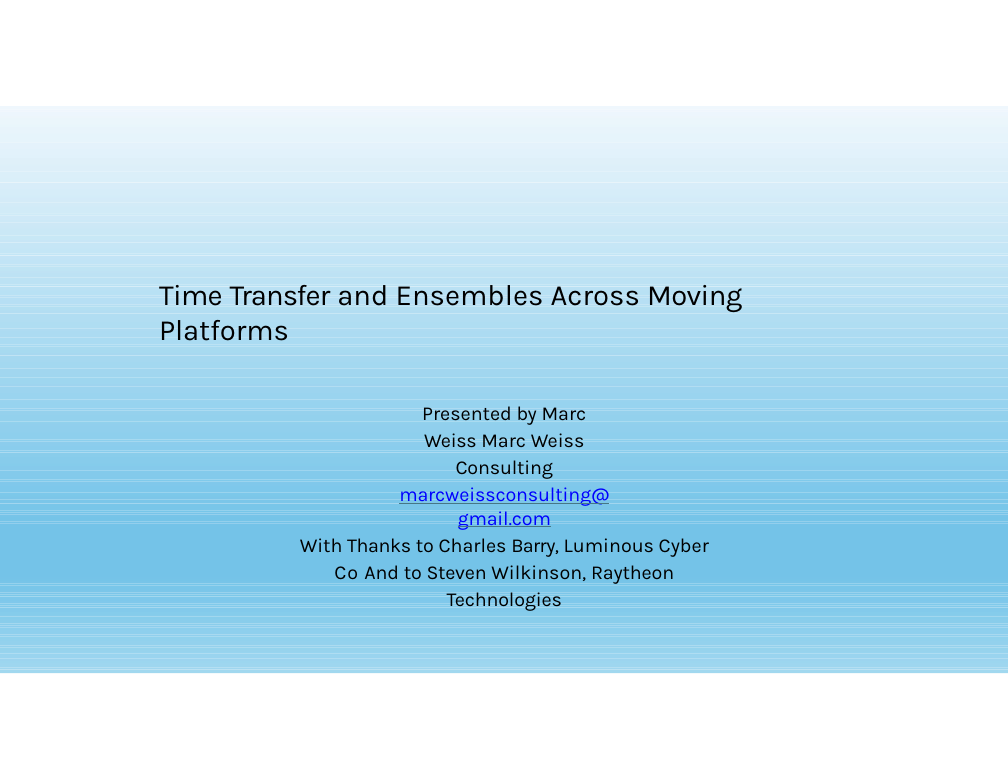
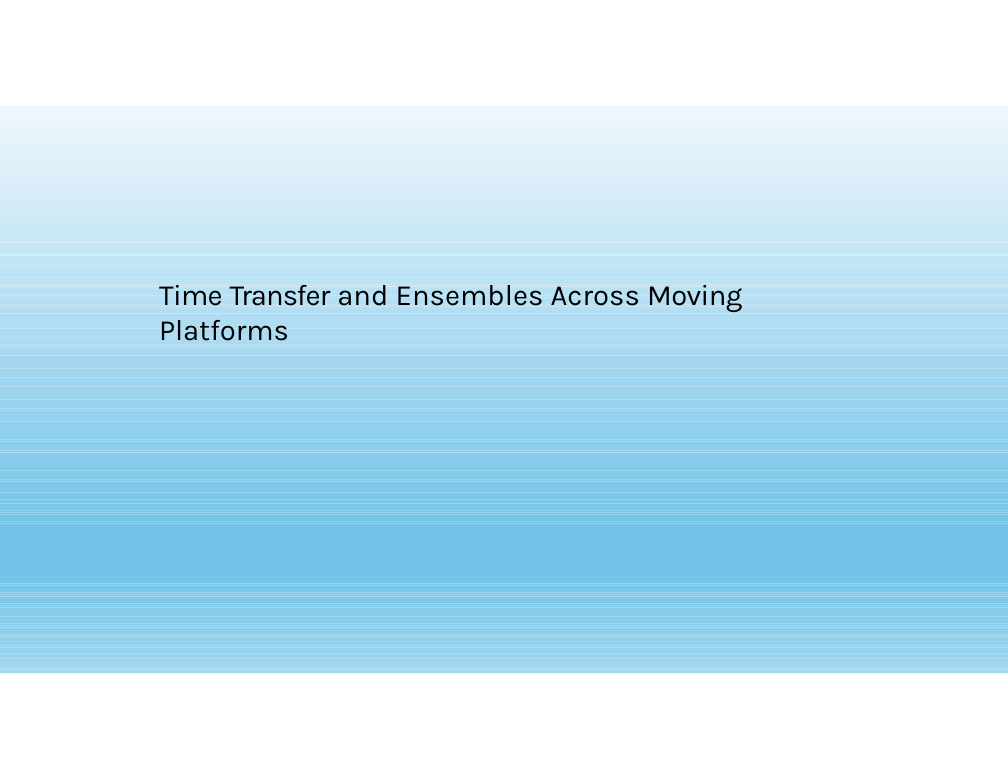
Before and after one commit to SiwaNetwork/QUANTUM, a slide deck: slide 1 of ДОКУМЕНТЫ/МАТЕРИАЛ СТАТЬИ/Time Appliances Project Call #134.pptx. Drawn at 1008x779 pixels with LibreOffice and Linux fonts; fonts in the diff are those of the drawing. Boxes give left, top, right and bottom in pixels: in the first picture for what was removed or moved away, otherwise in the second. Text is boxed around its words. In the diff, an @@ line names an element or a change of style, - is before the commit and + after.

```diff
--- a/ДОКУМЕНТЫ/МАТЕРИАЛ СТАТЬИ/Time Appliances Project Call #134.pptx
+++ b/ДОКУМЕНТЫ/МАТЕРИАЛ СТАТЬИ/Time Appliances Project Call #134.pptx
@@ text removed at box(300, 406, 709, 611) @@
-Presented by Marc Weiss Marc Weiss Consulting
-marcweissconsulting@gmail.com
-With Thanks to Charles Barry, Luminous Cyber Co And to Steven Wilkinson, Raytheon Technologies
```
Also in this commit, not shown: 2 other files.
